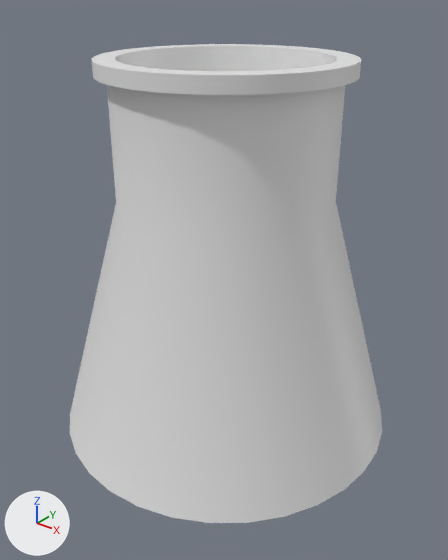
What one commit did to the Blender file Dev/Models/HomeScene/beaker00.blend.
Rendered twice from a 50 mm camera at (2.06, -2.59, 2.5) aimed at (0.05, -0.08, 0.94). Arrows for +X, +Y and +Z are at lower left; the lights stay in place.
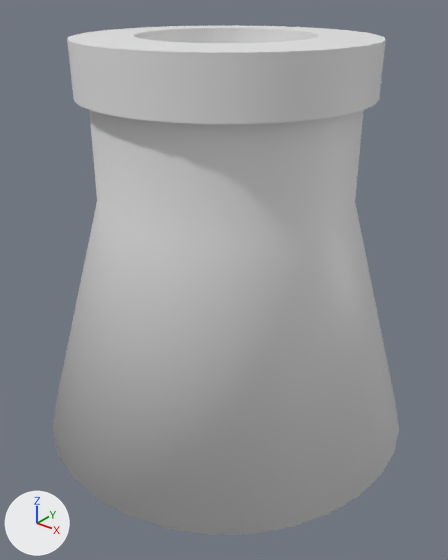
What differs and where, as boxes (x1, y1, x2, y2) in the pictures (448 x 560 px):
'Circle', modifiers changed (11% wider, 6% taller)
    before: (70, 44, 382, 523)
    after: (53, 26, 399, 534)

The change in detail:
Object 'Circle' (ob_circle) gains a SOLIDIFY modifier named 'Solidify'.
Modifier setting: thickness = 0.1.
Modifier setting: offset = 1.0.
Modifier setting: material_offset = 3.
Modifier setting: material_offset_rim = 3.
Modifier setting: use_even_offset = True.
Modifier setting: use_flip_normals = True.
